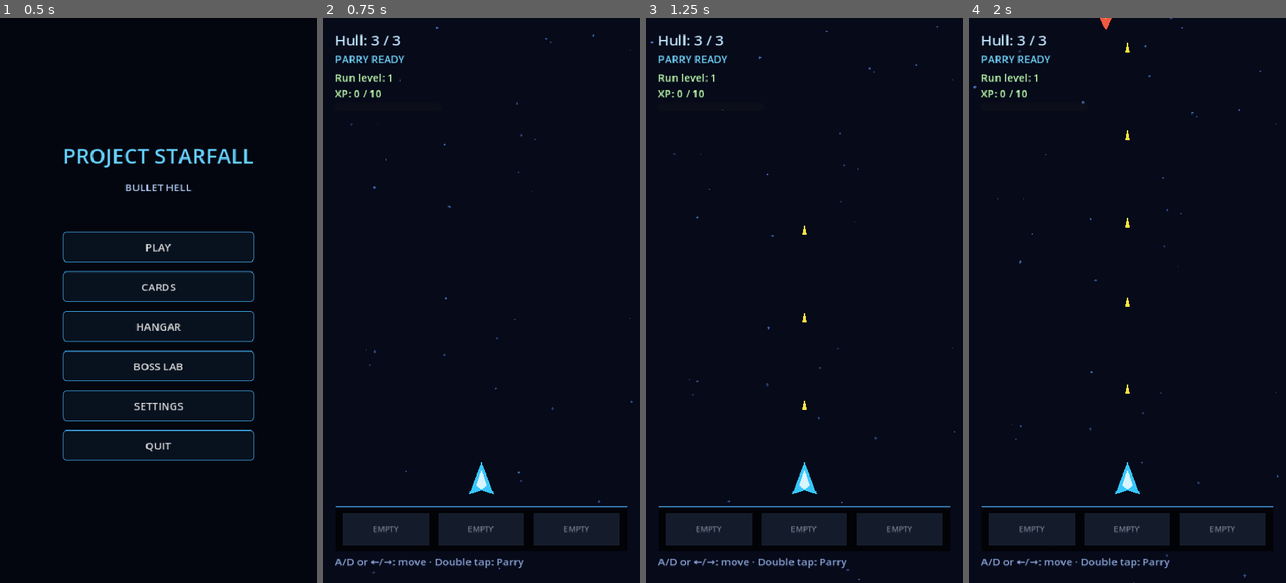
Above: before the commit, frames 1-4 (left to right).
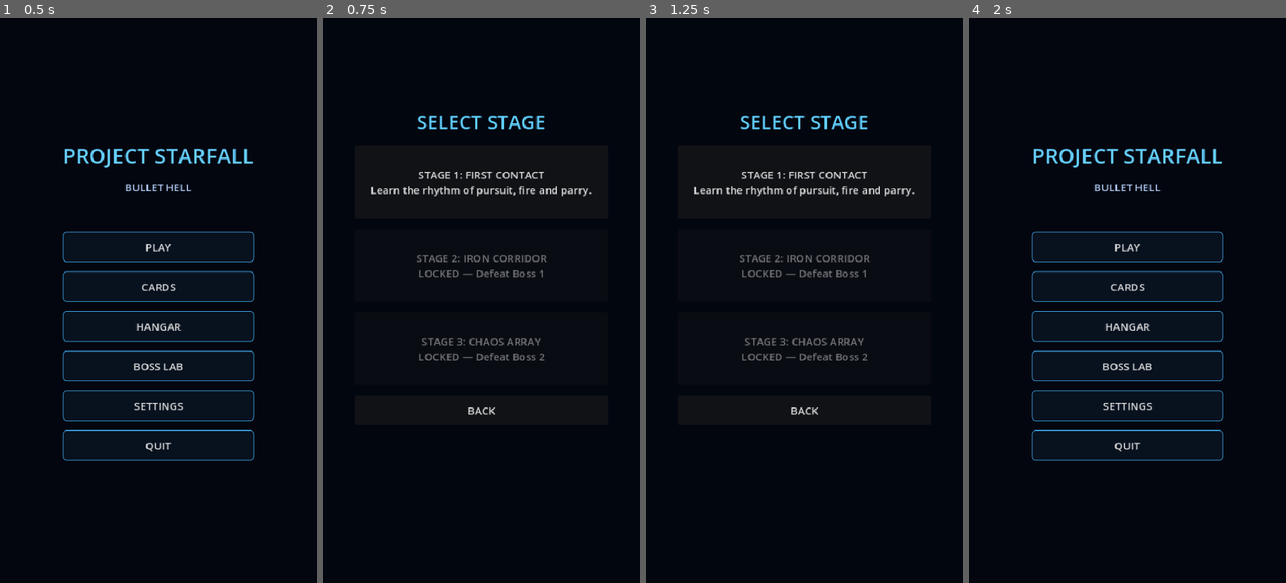
Above: after the commit, the same moments.

Repository: Gonz007/Bullet-Rogue
Game: Godot game, scene res://scenes/MainMenu.tscn
Same seed, same stepped clock (60 frames per second), same inputs: the game is played once before the commit and once after it.
Inputs (mouse positions are in pixels of both pictures, inside the frame that each line leads up to):
- Up to frame 1 (0.5 s): no input
- Up to frame 2 (0.75 s): click "PLAY" at 0.5 s
- Up to frame 3 (1.25 s): no input
- Up to frame 4 (2 s): click (1127, 407) at 1.25 s, where only the run after the commit has a clickable "BACK"

Frame 1 is identical in both runs. In frame 2, 8.7% of the frame differs, in the area x 3-98%, y 1-99%; in frame 3, 8.7%; in frame 4, 9.7%, in the area x 1-98%, y 0-100%.

Commit message:
feat: add persistent stage selection menu

Diff:
--- a/scenes/MainMenu.tscn
+++ b/scenes/MainMenu.tscn
@@ -4,6 +4,7 @@
 [ext_resource type="PackedScene" path="res://scenes/ui/SettingsPanel.tscn" id="3"]
 [ext_resource type="PackedScene" path="res://scenes/ui/Hangar.tscn" id="4"]
 [ext_resource type="PackedScene" path="res://scenes/ui/BossLab.tscn" id="5"]
+[ext_resource type="PackedScene" path="res://scenes/ui/StageSelect.tscn" id="6"]
 [node name="MainMenu" type="Control"]
 layout_mode = 3
 anchors_preset = 15
@@ -85,3 +86,5 @@
 visible = false
 [node name="BossLab" parent="." instance=ExtResource("5")]
 visible = false
+[node name="StageSelect" parent="." instance=ExtResource("6")]
+visible = false
--- /dev/null
+++ b/scenes/ui/StageSelect.tscn
@@ -0,0 +1,53 @@
+[gd_scene load_steps=2 format=3]
+
+[ext_resource type="Script" path="res://scripts/ui/stage_select.gd" id="1"]
+
+[node name="StageSelect" type="Control"]
+layout_mode = 3
+anchors_preset = 15
+anchor_right = 1.0
+anchor_bottom = 1.0
+script = ExtResource("1")
+
+[node name="Background" type="ColorRect" parent="."]
+layout_mode = 1
+anchors_preset = 15
+anchor_right = 1.0
+anchor_bottom = 1.0
+color = Color(0.01, 0.025, 0.06, 1)
+
+[node name="Layout" type="VBoxContainer" parent="."]
+layout_mode = 1
+anchors_preset = -1
+anchor_left = 0.1
+anchor_top = 0.16
+anchor_right = 0.9
+anchor_bottom = 0.84
+theme_override_constants/separation = 16
+
+[node name="Title" type="Label" parent="Layout"]
+layout_mode = 2
+theme_override_colors/font_color = Color(0.38, 0.82, 1, 1)
+theme_override_font_sizes/font_size = 29
+horizontal_alignment = 1
+text = "SELECT STAGE"
+
+[node name="Stage1" type="Button" parent="Layout"]
+custom_minimum_size = Vector2(0, 110)
+layout_mode = 2
+autowrap_mode = 2
+
+[node name="Stage2" type="Button" parent="Layout"]
+custom_minimum_size = Vector2(0, 110)
+layout_mode = 2
+autowrap_mode = 2
+
+[node name="Stage3" type="Button" parent="Layout"]
+custom_minimum_size = Vector2(0, 110)
+layout_mode = 2
+autowrap_mode = 2
+
+[node name="Back" type="Button" parent="Layout"]
+custom_minimum_size = Vector2(0, 44)
+layout_mode = 2
+text = "BACK"
--- a/scripts/ui/main_menu.gd
+++ b/scripts/ui/main_menu.gd
@@ -1,7 +1,7 @@
 extends Control
 
 func _ready() -> void:
-	$Center/Layout/Play.pressed.connect(func() -> void: get_tree().change_scene_to_file("res://scenes/Main.tscn"))
+	$Center/Layout/Play.pressed.connect(func() -> void: $StageSelect.open())
 	$Center/Layout/Cards.pressed.connect(func() -> void: $CollectionNotice.visible = true)
 	$Center/Layout/Hangar.pressed.connect(func() -> void: $Hangar.visible = true)
 	$Center/Layout/BossLab.pressed.connect(func() -> void: $BossLab.visible = true)
@@ -10,3 +10,4 @@
 	$Settings.closed.connect(func() -> void: $Settings.visible = false)
 	$Hangar.hide()
 	$BossLab/Layout/Back.pressed.connect(func() -> void: $BossLab.hide())
+	$StageSelect.closed.connect(func() -> void: $StageSelect.hide())
--- /dev/null
+++ b/scripts/ui/stage_select.gd
@@ -0,0 +1,32 @@
+class_name StageSelect
+extends Control
+
+signal closed
+
+@onready var _buttons: Array[Button] = [$Layout/Stage1, $Layout/Stage2, $Layout/Stage3]
+
+
+func _ready() -> void:
+	for index in _buttons.size():
+		var stage := StageManager.get_stages()[index]
+		var unlocked := SaveManager.is_stage_unlocked(stage.id)
+		_buttons[index].disabled = not unlocked
+		_buttons[index].text = "%s\n%s" % [stage.display_name, stage.description if unlocked else "LOCKED — " + stage.unlock_requirement]
+		_buttons[index].pressed.connect(func() -> void: _start_stage(stage.id))
+	$Layout/Back.pressed.connect(func() -> void:
+		hide()
+		closed.emit())
+
+
+func open() -> void:
+	for index in _buttons.size():
+		var stage := StageManager.get_stages()[index]
+		var unlocked := SaveManager.is_stage_unlocked(stage.id)
+		_buttons[index].disabled = not unlocked
+		_buttons[index].text = "%s\n%s" % [stage.display_name, stage.description if unlocked else "LOCKED — " + stage.unlock_requirement]
+	show()
+
+
+func _start_stage(stage_id: String) -> void:
+	if StageManager.select_stage(stage_id):
+		get_tree().change_scene_to_file("res://scenes/Main.tscn")
Not shown, added: scripts/ui/stage_select.gd.uid
